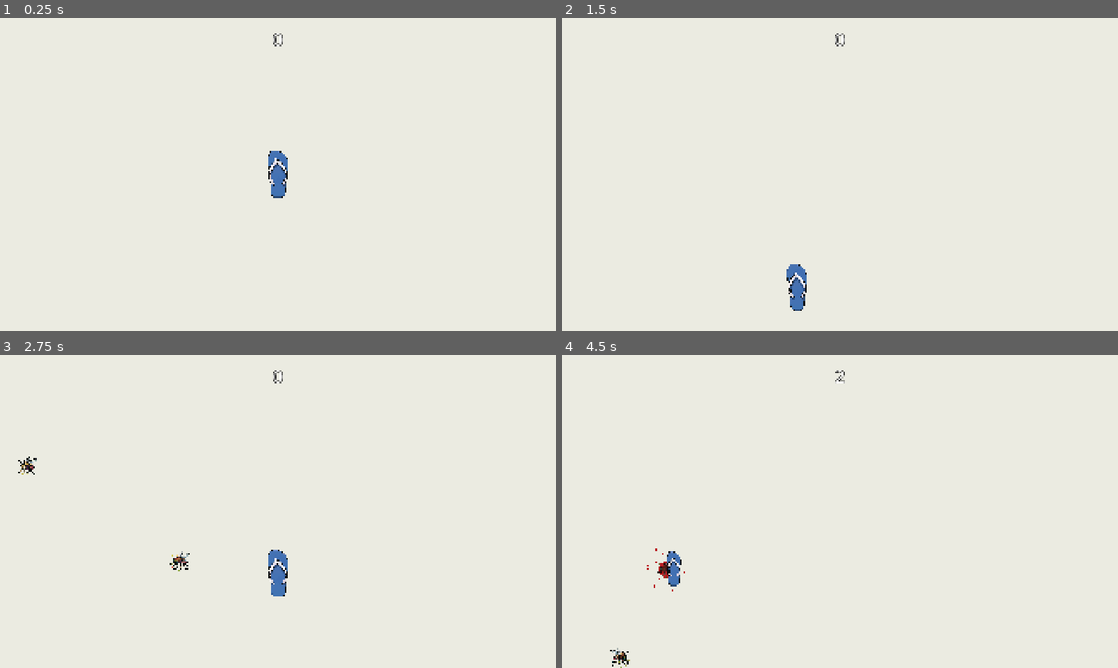
Above: before the commit, frames 1-4 (two rows, left to right).
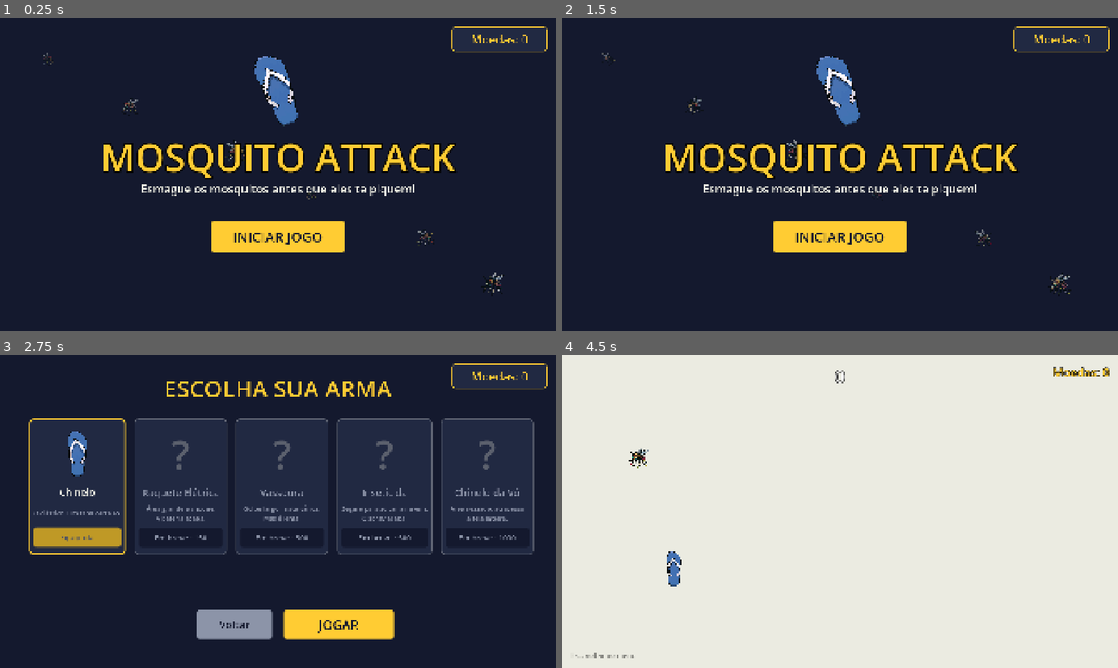
Above: after the commit, the same moments.

Repository: fullstackgabe/mosquito_attack
Game: Godot game, scene res://scenes/title.tscn
Same seed, same stepped clock (60 frames per second), same inputs: the game is played once before the commit and once after it. Before the commit the project starts from res://main.tscn.
Inputs (mouse positions are in pixels of both pictures, inside the frame that each line leads up to):
- Up to frame 1 (0.25 s): no input
- Up to frame 2 (1.5 s): click (840, 237) at 0.5 s, where only the run after the commit has a clickable "INICIAR JOGO"; click (795, 287) at 1.25 s, where only the run after the commit has a clickable "Voltar"
- Up to frame 3 (2.75 s): click (278, 574) at 2 s, where only the run after the commit has a clickable "INICIAR JOGO"
- Up to frame 4 (4.5 s): click (901, 624) at 2.75 s, where only the run after the commit has a clickable "JOGAR"; tap Enter (ui_accept) at 3.5, 4.35 s; move the mouse to (567, 473) at 3.52 s; hold Enter (ui_accept) 3.53-4.28 s; click (567, 473) at 3.67 s; move the mouse to (673, 567) at 4.27 s; click (673, 567) at 4.42 s

The runs differ from the first frame. In frame 1, 100% of the frame differs, in the area x 0-100%, y 0-100%; in frame 2, 100%; in frame 3, 100%; in frame 4, 0.6%.

Commit message:
tela inicial, escolha de arma com loja e moedas, acerto pela sola do chinelo

Diff:
--- /dev/null
+++ b/autoload/save_data.gd
@@ -0,0 +1,57 @@
+extends Node
+
+## Progresso salvo entre partidas: moedas, armas compradas e arma equipada.
+
+signal coins_changed(new_coins: int)
+
+const SAVE_PATH := "user://save.cfg"
+
+var coins: int = 0
+var owned: Array = [Weapons.DEFAULT_ID]
+var equipped: String = Weapons.DEFAULT_ID
+
+func _ready() -> void:
+	_load()
+
+func add_coins(amount: int) -> void:
+	coins += amount
+	coins_changed.emit(coins)
+	save()
+
+func owns(id: String) -> bool:
+	return owned.has(id)
+
+## Compra a arma se houver moedas e ela estiver liberada. Retorna true se comprou.
+func buy(id: String) -> bool:
+	var w := Weapons.get_def(id)
+	if w.locked or owns(id) or coins < w.price:
+		return false
+	coins -= w.price
+	owned.append(id)
+	coins_changed.emit(coins)
+	save()
+	return true
+
+func equip(id: String) -> void:
+	if owns(id):
+		equipped = id
+		save()
+
+func save() -> void:
+	var cfg := ConfigFile.new()
+	cfg.set_value("progress", "coins", coins)
+	cfg.set_value("progress", "owned", owned)
+	cfg.set_value("progress", "equipped", equipped)
+	cfg.save(SAVE_PATH)
+
+func _load() -> void:
+	var cfg := ConfigFile.new()
+	if cfg.load(SAVE_PATH) != OK:
+		return
+	coins    = cfg.get_value("progress", "coins", 0)
+	owned    = cfg.get_value("progress", "owned", [Weapons.DEFAULT_ID])
+	equipped = cfg.get_value("progress", "equipped", Weapons.DEFAULT_ID)
+	if not owned.has(Weapons.DEFAULT_ID):
+		owned.append(Weapons.DEFAULT_ID)
+	if not owned.has(equipped):
+		equipped = Weapons.DEFAULT_ID
--- a/project.godot
+++ b/project.godot
@@ -11,7 +11,7 @@
 [application]
 
 config/name="mosquito_attack"
-run/main_scene="res://main.tscn"
+run/main_scene="res://scenes/title.tscn"
 config/features=PackedStringArray("4.7", "GL Compatibility")
 config/icon="res://icon.svg"
 
@@ -19,13 +19,13 @@
 
 GameState="*res://autoload/game_state.gd"
 MosquitoSpawner="*res://autoload/mosquito_spawner.gd"
+SaveData="*res://autoload/save_data.gd"
 
 [display]
 
 window/size/viewport_width=1920
 window/size/viewport_height=1080
 window/stretch/mode="canvas_items"
-window/stretch/aspect="keep"
 
 [importer_defaults]
 
--- a/scenes/hud.tscn
+++ b/scenes/hud.tscn
@@ -18,3 +18,27 @@
 theme_override_colors/font_color = Color(1, 1, 1, 1)
 theme_override_colors/font_outline_color = Color(0, 0, 0, 1)
 theme_override_constants/outline_size = 8
+
+[node name="CoinsLabel" type="Label" parent="."]
+offset_left = 1460.0
+offset_top = 30.0
+offset_right = 1890.0
+offset_bottom = 90.0
+mouse_filter = 2
+horizontal_alignment = 2
+vertical_alignment = 1
+text = "Moedas: 0"
+theme_override_font_sizes/font_size = 40
+theme_override_colors/font_color = Color(1, 0.8, 0.2, 1)
+theme_override_colors/font_outline_color = Color(0, 0, 0, 1)
+theme_override_constants/outline_size = 8
+
+[node name="HintLabel" type="Label" parent="."]
+offset_left = 30.0
+offset_top = 1020.0
+offset_right = 600.0
+offset_bottom = 1060.0
+mouse_filter = 2
+text = "Esc: voltar ao menu"
+theme_override_font_sizes/font_size = 24
+theme_override_colors/font_color = Color(0, 0, 0, 0.45)
--- /dev/null
+++ b/scenes/title.tscn
@@ -0,0 +1,10 @@
+[gd_scene format=3]
+
+[ext_resource type="Script" path="res://scripts/title.gd" id="1_title"]
+
+[node name="Title" type="Control"]
+layout_mode = 3
+anchors_preset = 15
+anchor_right = 1.0
+anchor_bottom = 1.0
+script = ExtResource("1_title")
--- /dev/null
+++ b/scenes/weapon_select.tscn
@@ -0,0 +1,10 @@
+[gd_scene format=3]
+
+[ext_resource type="Script" path="res://scripts/weapon_select.gd" id="1_ws"]
+
+[node name="WeaponSelect" type="Control"]
+layout_mode = 3
+anchors_preset = 15
+anchor_right = 1.0
+anchor_bottom = 1.0
+script = ExtResource("1_ws")
--- a/scripts/hud.gd
+++ b/scripts/hud.gd
@@ -1,10 +1,16 @@
 extends CanvasLayer
 
 @onready var score_label: Label = $ScoreLabel
+@onready var coins_label: Label = $CoinsLabel
 
 func _ready() -> void:
 	GameState.score_changed.connect(_on_score_changed)
+	SaveData.coins_changed.connect(_on_coins_changed)
 	_on_score_changed(GameState.score)
+	_on_coins_changed(SaveData.coins)
 
 func _on_score_changed(value: int) -> void:
 	score_label.text = "%d" % value
+
+func _on_coins_changed(value: int) -> void:
+	coins_label.text = "Moedas: %d" % value
--- a/scripts/main.gd
+++ b/scripts/main.gd
@@ -9,3 +9,10 @@
 	var arena_rect := Rect2(Vector2.ZERO, viewport_size)
 	MosquitoSpawner.start(arena, arena_rect)
 	Input.mouse_mode = Input.MOUSE_MODE_HIDDEN
+
+func _exit_tree() -> void:
+	MosquitoSpawner.stop()
+
+func _unhandled_input(event: InputEvent) -> void:
+	if event.is_action_pressed("ui_cancel"):
+		get_tree().change_scene_to_file("res://scenes/title.tscn")
--- a/scripts/mosquito.gd
+++ b/scripts/mosquito.gd
@@ -16,6 +16,15 @@
 var alive: bool = true
 var arena_rect: Rect2
 
+## “Zumbido” provisório até ter a animação de asa do PixelLab:
+## o sprite treme rápido para cima e para baixo.
+const BUZZ_FREQ := 38.0
+const BUZZ_AMP  := 3.0
+
+## Raio do corpo (px de tela) que conta como acerto.
+const HIT_RADIUS := 28.0
+var _buzz_t: float = randf() * TAU
+
 func _ready() -> void:
 	var angle := randf() * TAU
 	var speed := randf_range(speed_min, speed_max)
@@ -26,7 +35,7 @@
 	lifetime_timer.timeout.connect(_on_lifetime_expired)
 	lifetime_timer.start()
 
-	input_event.connect(_on_input_event)
+	add_to_group("mosquitos")
 	_update_facing()
 
 func setup(arena: Rect2) -> void:
@@ -38,6 +47,8 @@
 	position += velocity * delta
 	_bounce_off_walls()
 	_update_facing()
+	_buzz_t += delta * BUZZ_FREQ
+	sprite.position.y = sin(_buzz_t) * BUZZ_AMP
 
 func _bounce_off_walls() -> void:
 	if arena_rect.size == Vector2.ZERO:
@@ -59,15 +70,17 @@
 	if velocity.x != 0.0:
 		sprite.flip_h = velocity.x > 0.0
 
-func _on_input_event(_viewport: Node, event: InputEvent, _shape_idx: int) -> void:
-	if not alive:
-		return
-	var pressed := false
-	if event is InputEventMouseButton and event.pressed and event.button_index == MOUSE_BUTTON_LEFT:
-		pressed = true
-	elif event is InputEventScreenTouch and event.pressed:
-		pressed = true
-	if pressed:
+## Pontos (globais) do corpo do mosquito usados pelo swatter para testar o acerto:
+## o centro + um anel de raio HIT_RADIUS (corpo, sem a ponta das patas/asas).
+func hit_points() -> PackedVector2Array:
+	var pts := PackedVector2Array([global_position])
+	for i in 8:
+		pts.append(global_position + Vector2.RIGHT.rotated(TAU * i / 8.0) * HIT_RADIUS)
+	return pts
+
+## Chamado pelo swatter quando a sola acerta o mosquito.
+func squash() -> void:
+	if alive:
 		_die()
 
 func _die() -> void:
@@ -78,6 +91,7 @@
 	sprite.scale *= 0.9
 	lifetime_timer.stop()
 	GameState.add_kill()
+	SaveData.add_coins(1)
 	await get_tree().create_timer(squish_duration).timeout
 	queue_free()
 
--- /dev/null
+++ b/scripts/styles.gd
@@ -0,0 +1,32 @@
+class_name Styles
+extends RefCounted
+
+# Paleta Mosquito Attack
+const NIGHT  := Color(0.08, 0.10, 0.18)   # fundo das telas de menu
+const PANEL  := Color(0.13, 0.16, 0.26)   # cards e painéis
+const CREAM  := Color(0.92, 0.92, 0.88)   # fundo da arena, texto claro
+const YELLOW := Color(1.00, 0.80, 0.20)   # destaque, botões principais
+const BLOOD  := Color(0.72, 0.08, 0.10)   # sangue, perigo
+const MUTED  := Color(0.55, 0.58, 0.66)   # itens bloqueados, texto secundário
+
+static func flat(color: Color, radius := 10, padding := 16) -> StyleBoxFlat:
+	var s := StyleBoxFlat.new()
+	s.bg_color = color
+	s.set_content_margin_all(padding)
+	s.set_corner_radius_all(radius)
+	return s
+
+static func bordered(bg: Color, border: Color, radius := 12, border_px := 4) -> StyleBoxFlat:
+	var s := flat(bg, radius)
+	s.border_color = border
+	s.set_border_width_all(border_px)
+	return s
+
+static func gold_button(btn: Button, normal: Color, hover: Color) -> void:
+	btn.add_theme_stylebox_override("normal",   flat(normal, 10))
+	btn.add_theme_stylebox_override("hover",    flat(hover, 10))
+	btn.add_theme_stylebox_override("pressed",  flat(normal.darkened(0.15), 10))
+	btn.add_theme_stylebox_override("disabled", flat(normal.darkened(0.55), 10))
+	btn.add_theme_color_override("font_color", NIGHT)
+	btn.add_theme_color_override("font_hover_color", NIGHT)
+	btn.add_theme_color_override("font_disabled_color", NIGHT.lightened(0.25))
--- a/scripts/swatter.gd
+++ b/scripts/swatter.gd
@@ -10,6 +10,9 @@
 var _tween: Tween = null
 
 func _ready() -> void:
+	var weapon := Weapons.get_def(SaveData.equipped)
+	if weapon.texture != "" and ResourceLoader.exists(weapon.texture):
+		sprite.texture = load(weapon.texture)
 	sprite.scale = Vector2(idle_scale, idle_scale)
 	set_process(true)
 
@@ -23,7 +26,24 @@
 	elif event is InputEventScreenTouch and event.pressed:
 		pressed = true
 	if pressed:
+		global_position = event.position
+		_hit_mosquitos()
 		_play_smack()
+
+## Mata todo mosquito cujo corpo esteja debaixo da sola desenhada do chinelo.
+## Usa a escala de repouso (o que o jogador vê ao mirar), não a da animação.
+func _hit_mosquitos() -> void:
+	for m in get_tree().get_nodes_in_group("mosquitos"):
+		if not m.alive:
+			continue
+		for p in m.hit_points():
+			if _sole_covers(p):
+				m.squash()
+				break
+
+func _sole_covers(global_point: Vector2) -> bool:
+	var local := (global_point - sprite.global_position) / idle_scale
+	return sprite.is_pixel_opaque(local)
 
 func _play_smack() -> void:
 	if _tween and _tween.is_valid():
--- /dev/null
+++ b/scripts/title.gd
@@ -0,0 +1,102 @@
+extends Control
+
+## Tela inicial: título, moedas e botão para ir à escolha de arma.
+
+const MOSQUITO_TEX := preload("res://art/mosquitos/common/fly/south.png")
+const CHINELO_TEX  := preload("res://art/objects/chinelo/chinelo.png")
+
+var _flyers: Array[Sprite2D] = []
+var _t := 0.0
+
+func _ready() -> void:
+	Input.mouse_mode = Input.MOUSE_MODE_VISIBLE
+	_build_background()
+	_build_title()
+	_build_buttons()
+	add_child(_coins_badge())
+
+func _process(delta: float) -> void:
+	_t += delta
+	for i in _flyers.size():
+		var s := _flyers[i]
+		s.position.x += (60.0 + i * 25.0) * delta * (1.0 if i % 2 == 0 else -1.0)
+		s.position.y += sin(_t * (2.0 + i * 0.3) + i) * 40.0 * delta
+		s.flip_h = i % 2 == 0
+		if s.position.x > 2020.0: s.position.x = -100.0
+		if s.position.x < -100.0: s.position.x = 2020.0
+
+func _unhandled_input(event: InputEvent) -> void:
+	if event.is_action_pressed("ui_accept"):
+		_start()
+
+# ---------------------------------------------------------------------------
+
+func _build_background() -> void:
+	var bg := ColorRect.new()
+	bg.color = Styles.NIGHT
+	bg.set_anchors_preset(Control.PRESET_FULL_RECT)
+	bg.mouse_filter = Control.MOUSE_FILTER_IGNORE
+	add_child(bg)
+
+	## Mosquitos decorativos voando ao fundo
+	for i in 6:
+		var s := Sprite2D.new()
+		s.texture = MOSQUITO_TEX
+		s.scale = Vector2.ONE * (1.0 + (i % 3) * 0.35)
+		s.modulate = Color(1, 1, 1, 0.35 + (i % 3) * 0.15)
+		s.position = Vector2(150.0 + i * 320.0, 140.0 + (i * 157) % 800)
+		add_child(s)
+		_flyers.append(s)
+
+func _build_title() -> void:
+	var chinelo := Sprite2D.new()
+	chinelo.texture = CHINELO_TEX
+	chinelo.scale = Vector2(4.5, 4.5)
+	chinelo.rotation_degrees = -20.0
+	chinelo.position = Vector2(960, 250)
+	add_child(chinelo)
+
+	var title := _label("MOSQUITO ATTACK", 130, Styles.YELLOW)
+	title.position = Vector2(0, 390)
+	title.size = Vector2(1920, 160)
+	title.add_theme_color_override("font_outline_color", Color.BLACK)
+	title.add_theme_constant_override("outline_size", 18)
+	add_child(title)
+
+	var sub := _label("Esmague os mosquitos antes que eles te piquem!", 40, Styles.CREAM)
+	sub.position = Vector2(0, 560)
+	sub.size = Vector2(1920, 60)
+	add_child(sub)
+
+func _build_buttons() -> void:
+	var btn := Button.new()
+	btn.text = "INICIAR JOGO"
+	btn.size = Vector2(460, 110)
+	btn.position = Vector2(960 - 230, 700)
+	btn.add_theme_font_size_override("font_size", 48)
+	Styles.gold_button(btn, Styles.YELLOW, Styles.YELLOW.lightened(0.25))
+	btn.pressed.connect(_start)
+	add_child(btn)
+
+func _start() -> void:
+	get_tree().change_scene_to_file("res://scenes/weapon_select.tscn")
+
+# ---------------------------------------------------------------------------
+
+func _label(text: String, font_size: int, color: Color) -> Label:
+	var l := Label.new()
+	l.text = text
+	l.horizontal_alignment = HORIZONTAL_ALIGNMENT_CENTER
+	l.vertical_alignment = VERTICAL_ALIGNMENT_CENTER
+	l.add_theme_font_size_override("font_size", font_size)
+	l.add_theme_color_override("font_color", color)
+	return l
+
+func _coins_badge() -> PanelContainer:
+	var panel := PanelContainer.new()
+	panel.add_theme_stylebox_override("panel", Styles.bordered(Styles.PANEL, Styles.YELLOW, 12, 3))
+	panel.position = Vector2(1920 - 360, 30)
+	panel.custom_minimum_size = Vector2(330, 0)
+	var l := _label("Moedas: %d" % SaveData.coins, 40, Styles.YELLOW)
+	panel.add_child(l)
+	return panel
--- /dev/null
+++ b/scripts/weapon_select.gd
@@ -0,0 +1,165 @@
+extends Control
+
+## Escolha de arma / loja. O chinelo vem de graça; as outras são compradas
+## com moedas (1 por mosquito). Armas `locked` aparecem como “Em breve”.
+
+const CARD_SIZE := Vector2(320, 470)
+const CARD_GAP  := 30.0
+
+var _coins_label: Label
+var _row: HBoxContainer   # cards recriados a cada _refresh()
+
+func _ready() -> void:
+	Input.mouse_mode = Input.MOUSE_MODE_VISIBLE
+	var bg := ColorRect.new()
+	bg.color = Styles.NIGHT
+	bg.set_anchors_preset(Control.PRESET_FULL_RECT)
+	add_child(bg)
+
+	var title := _label("ESCOLHA SUA ARMA", 80, Styles.YELLOW)
+	title.position = Vector2(0, 60)
+	title.size = Vector2(1920, 110)
+	add_child(title)
+
+	add_child(_build_coins_badge())
+
+	_row = HBoxContainer.new()
+	_row.add_theme_constant_override("separation", int(CARD_GAP))
+	add_child(_row)
+
+	_build_bottom_buttons()
+	_refresh()
+
+func _unhandled_input(event: InputEvent) -> void:
+	if event.is_action_pressed("ui_cancel"):
+		_back()
+	elif event.is_action_pressed("ui_accept"):
+		_play()
+
+# ---------------------------------------------------------------------------
+# Cards
+
+func _refresh() -> void:
+	for c in _row.get_children():
+		c.queue_free()
+	for w in Weapons.DEFS:
+		_row.add_child(_build_card(w))
+	var n := Weapons.DEFS.size()
+	var total_w := n * CARD_SIZE.x + (n - 1) * CARD_GAP
+	_row.position = Vector2((1920 - total_w) / 2.0, 220)
+	_coins_label.text = "Moedas: %d" % SaveData.coins
+
+func _build_card(w: Dictionary) -> Control:
+	var owned: bool = SaveData.owns(w.id)
+	var equipped: bool = SaveData.equipped == w.id
+	var border := Styles.YELLOW if equipped else (Styles.MUTED.darkened(0.3) if w.locked else Styles.MUTED)
+
+	var card := PanelContainer.new()
+	card.custom_minimum_size = CARD_SIZE
+	card.add_theme_stylebox_override("panel", Styles.bordered(Styles.PANEL, border, 14, 5 if equipped else 3))
+
+	var vbox := VBoxContainer.new()
+	vbox.alignment = BoxContainer.ALIGNMENT_CENTER
+	vbox.add_theme_constant_override("separation", 14)
+	card.add_child(vbox)
+
+	vbox.add_child(_build_icon(w))
+
+	var name_lbl := _label(w.name, 34, Styles.MUTED if w.locked else Styles.CREAM)
+	vbox.add_child(name_lbl)
+
+	var desc := _label(w.desc, 22, Styles.MUTED)
+	desc.custom_minimum_size = Vector2(0, 70)
+	vbox.add_child(desc)
+
+	var btn := Button.new()
+	btn.custom_minimum_size = Vector2(0, 64)
+	btn.add_theme_font_size_override("font_size", 26)
+	if equipped:
+		btn.text = "Equipada"
+		btn.disabled = true
+		Styles.gold_button(btn, Styles.YELLOW, Styles.YELLOW)
+		btn.add_theme_stylebox_override("disabled", Styles.flat(Styles.YELLOW.darkened(0.25), 10))
+	elif owned:
+		btn.text = "Equipar"
+		Styles.gold_button(btn, Styles.CREAM, Color.WHITE)
+		btn.pressed.connect(func(): SaveData.equip(w.id); _refresh())
+	elif w.locked:
+		btn.text = "Em breve · %d" % w.price
+		btn.disabled = true
+		btn.add_theme_stylebox_override("disabled", Styles.flat(Styles.NIGHT, 10))
+		btn.add_theme_color_override("font_disabled_color", Styles.MUTED)
+	else:
+		btn.text = "Comprar · %d" % w.price
+		btn.disabled = SaveData.coins < w.price
+		Styles.gold_button(btn, Styles.YELLOW, Styles.YELLOW.lightened(0.25))
+		btn.pressed.connect(func():
+			if SaveData.buy(w.id):
+				SaveData.equip(w.id)
+			_refresh())
+	vbox.add_child(btn)
+	return card
+
+## Sprite da arma; arma sem sprite ainda mostra um “?” provisório.
+func _build_icon(w: Dictionary) -> Control:
+	var box := CenterContainer.new()
+	box.custom_minimum_size = Vector2(0, 190)
+	if w.texture != "" and ResourceLoader.exists(w.texture):
+		var tex := TextureRect.new()
+		tex.texture = load(w.texture)
+		tex.texture_filter = CanvasItem.TEXTURE_FILTER_NEAREST
+		tex.expand_mode = TextureRect.EXPAND_IGNORE_SIZE
+		tex.stretch_mode = TextureRect.STRETCH_KEEP_ASPECT_CENTERED
+		tex.custom_minimum_size = Vector2(180, 180)
+		if w.locked:
+			tex.modulate = Color(0, 0, 0, 0.6)
+		box.add_child(tex)
+	else:
+		var q := _label("?", 140, Styles.MUTED.darkened(0.35))
+		box.add_child(q)
+	return box
+
+# ---------------------------------------------------------------------------
+
+func _build_bottom_buttons() -> void:
+	var play := Button.new()
+	play.text = "JOGAR"
+	play.size = Vector2(380, 100)
+	play.position = Vector2(960 + 20, 880)
+	play.add_theme_font_size_override("font_size", 44)
+	Styles.gold_button(play, Styles.YELLOW, Styles.YELLOW.lightened(0.25))
+	play.pressed.connect(_play)
+	add_child(play)
+
+	var back := Button.new()
+	back.text = "Voltar"
+	back.size = Vector2(260, 100)
+	back.position = Vector2(960 - 20 - 260, 880)
+	back.add_theme_font_size_override("font_size", 36)
+	Styles.gold_button(back, Styles.MUTED, Styles.CREAM)
+	back.pressed.connect(_back)
+	add_child(back)
+
+func _play() -> void:
+	get_tree().change_scene_to_file("res://main.tscn")
+
+func _back() -> void:
+	get_tree().change_scene_to_file("res://scenes/title.tscn")
+
+func _build_coins_badge() -> PanelContainer:
+	var panel := PanelContainer.new()
+	panel.add_theme_stylebox_override("panel", Styles.bordered(Styles.PANEL, Styles.YELLOW, 12, 3))
+	panel.position = Vector2(1920 - 360, 30)
+	panel.custom_minimum_size = Vector2(330, 0)
+	_coins_label = _label("", 40, Styles.YELLOW)
+	panel.add_child(_coins_label)
+	return panel
+
+func _label(text: String, font_size: int, color: Color) -> Label:
+	var l := Label.new()
+	l.text = text
+	l.horizontal_alignment = HORIZONTAL_ALIGNMENT_CENTER
+	l.vertical_alignment = VERTICAL_ALIGNMENT_CENTER
+	l.add_theme_font_size_override("font_size", font_size)
+	l.add_theme_color_override("font_color", color)
+	return l
--- /dev/null
+++ b/scripts/weapons.gd
@@ -0,0 +1,30 @@
+class_name Weapons
+extends RefCounted
+
+## Catálogo de armas. `locked` = ainda não implementada (aparece como “Em breve”).
+## A primeira da lista é a arma padrão, que o jogador já começa tendo.
+const DEFS := [
+	{"id": "chinelo",    "name": "Chinelo",          "price": 0,
+	 "desc": "O clássico. Um tapa certeiro.",
+	 "texture": "res://art/objects/chinelo/chinelo.png", "locked": false},
+	{"id": "raquete",    "name": "Raquete Elétrica", "price": 150,
+	 "desc": "Área grande e choque.\nA bateria acaba.",
+	 "texture": "", "locked": true},
+	{"id": "vassoura",   "name": "Vassoura",         "price": 300,
+	 "desc": "Golpe largo, mata vários.\nMas é lenta.",
+	 "texture": "", "locked": true},
+	{"id": "inseticida", "name": "Inseticida",       "price": 500,
+	 "desc": "Segure para soltar a nuvem.\nO spray acaba.",
+	 "texture": "", "locked": true},
+	{"id": "chinelo_vo", "name": "Chinelo da Vó",    "price": 1000,
+	 "desc": "Arremessado, atravessa\na tela inteira.",
+	 "texture": "", "locked": true},
+]
+
+const DEFAULT_ID := "chinelo"
+
+static func get_def(id: String) -> Dictionary:
+	for w in DEFS:
+		if w.id == id:
+			return w
+	return DEFS[0]
Not shown, added: autoload/save_data.gd.uid
Not shown, added: scripts/styles.gd.uid
Not shown, added: scripts/title.gd.uid
Not shown, added: scripts/weapon_select.gd.uid
Not shown, added: scripts/weapons.gd.uid
